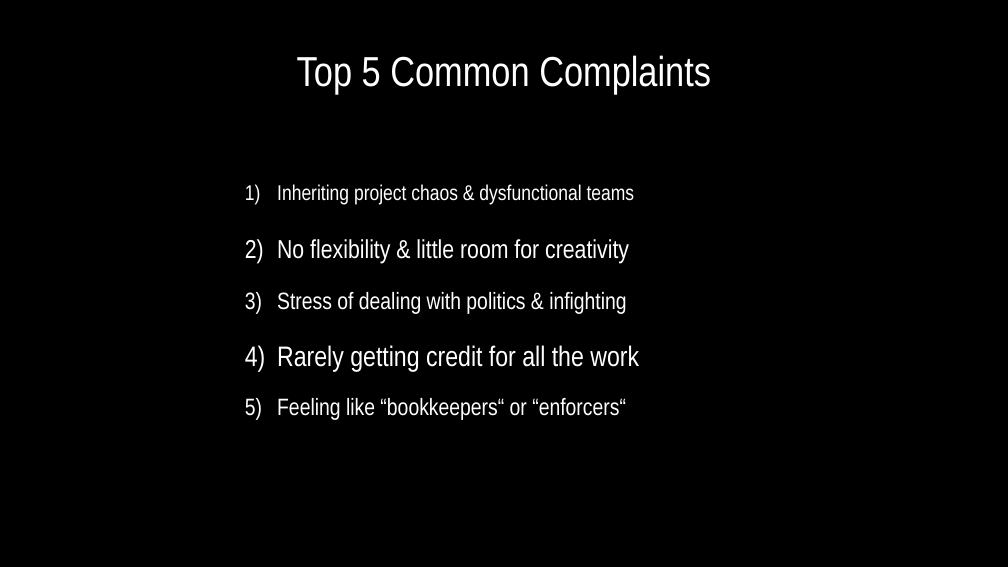
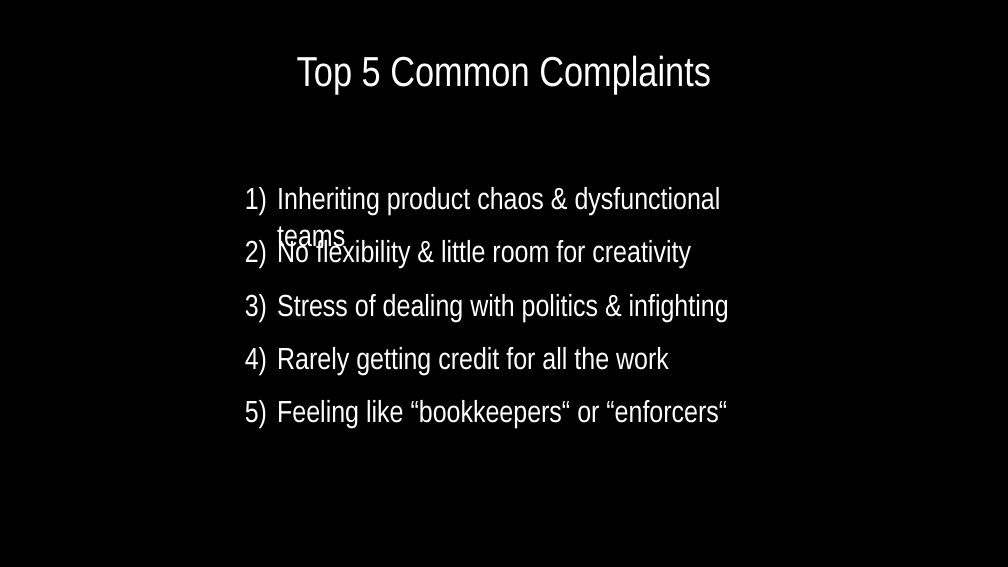
Before and after one commit to InnerSourceCommons/InnerSourceLearningPath, a slide deck: slide 6 of assets/segment-04-po/PO Video Slides.odp. Drawn at 1008x567 pixels with LibreOffice and Linux fonts; fonts in the diff are those of the drawing; background and template pictures are left out. Boxes give left, top, right and bottom in pixels: in the first picture for what was removed or moved away, otherwise in the second. Text is boxed around its words. In the diff, an @@ line names an element or a change of style, - is before the commit and + after.

Commit message:
Post Production - Issue 16 https://github.com/InnerSourceCommons/InnerSourceLearningPath/issues/16 Update to use "program" instead of "project" to align with voice track On slide titled "Top 5 Common Complaints" Update in master presentation document and exported screen captures

```diff
--- a/assets/segment-04-po/PO Video Slides.odp
+++ b/assets/segment-04-po/PO Video Slides.odp
@@ text at (277, 187, 721, 251): text changed; size 16.8 to 24 pt @@
-1) Inheriting project chaos & dysfunctional teams
+1) Inheriting product chaos & dysfunctional teams
@@ text "No flexibility & little room ..." at (277, 238, 691, 268): size 20.4 to 24 pt @@
@@ text "Stress of dealing with politics ..." at (277, 294, 729, 321): size 18.6 to 24 pt @@
@@ text "Rarely getting credit for all ..." at (277, 347, 669, 374): size 22.2 to 24 pt @@
@@ text "Feeling like “bookkeepers“ or “enforcers“" at (277, 400, 727, 427): size 18.6 to 24 pt @@
```
Also in this commit, not shown: 9 other slides changed, 6 other files.
